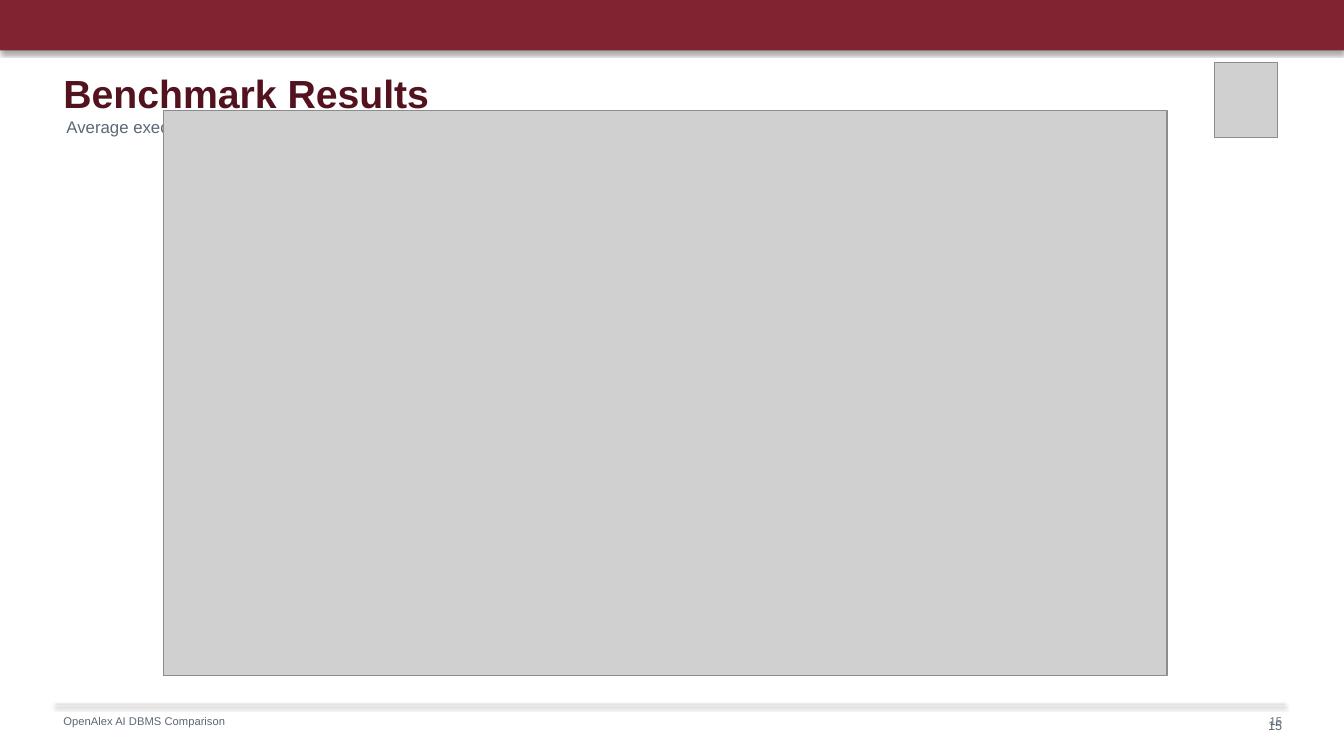
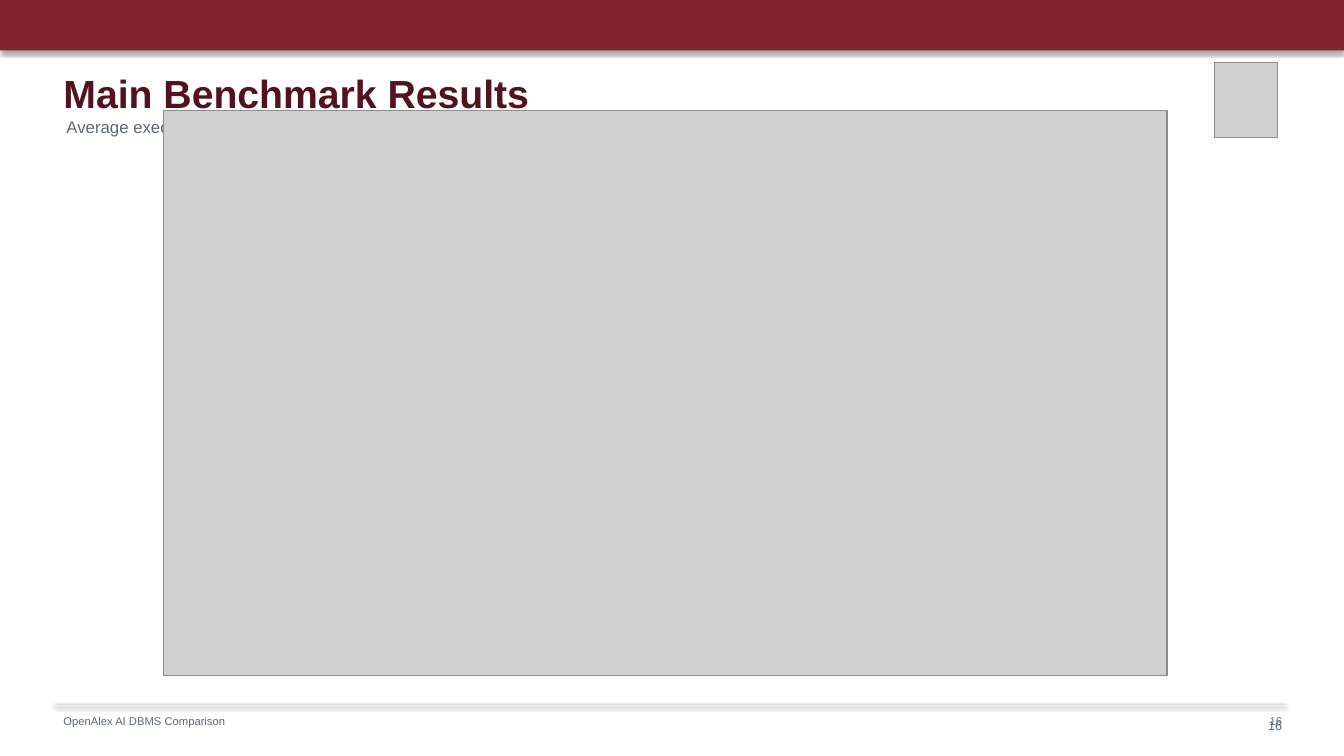
Before and after one commit to hamzaabedlkadr-b/openalex-ai-db-comparison, a slide deck: slide 16 of docs/OpenAlex_DBMS_Comparison_Sapienza.pptx (slide 15 before the commit). Drawn at 1344x756 pixels with LibreOffice and Linux fonts; fonts in the diff are those of the drawing; grey boxes stand for pictures. Boxes give left, top, right and bottom in pixels: in the first picture for what was removed or moved away, otherwise in the second. Text is boxed around its words. In the diff, an @@ line names an element or a change of style, - is before the commit and + after.

Commit message:
Update presentation with graph-focused results

```diff
--- a/docs/OpenAlex_DBMS_Comparison_Sapienza.pptx
+++ b/docs/OpenAlex_DBMS_Comparison_Sapienza.pptx
@@ text at (63, 79, 529, 116): text changed @@
-Benchmark Results
+Main Benchmark Results
```
Also in this commit, not shown: 9 other slides changed, 3 slides added, 4 slides removed, 1 other file.
